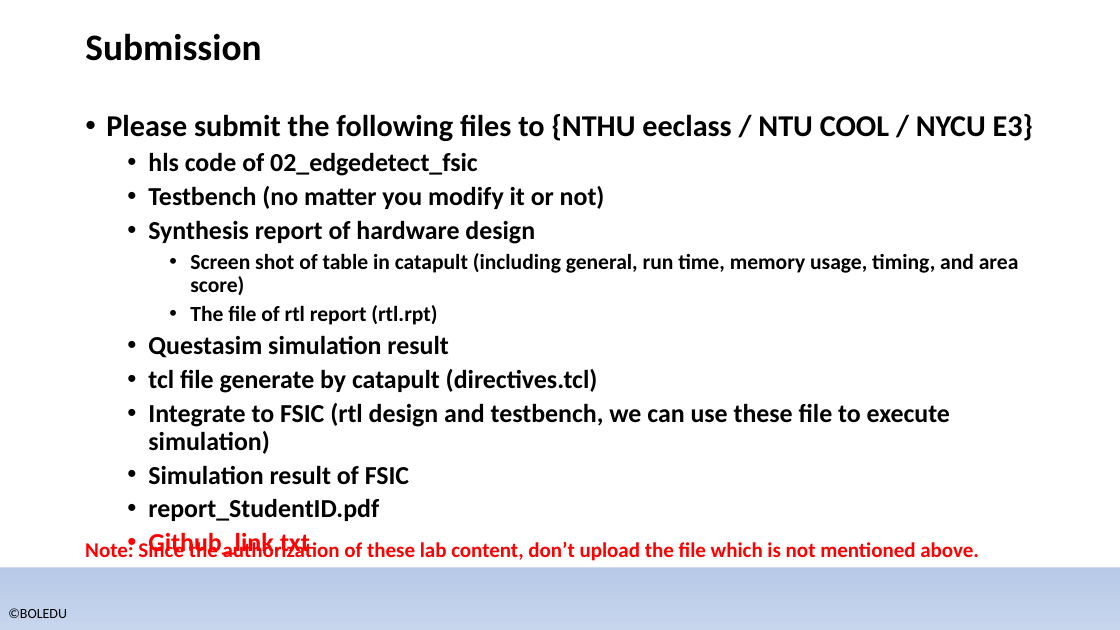
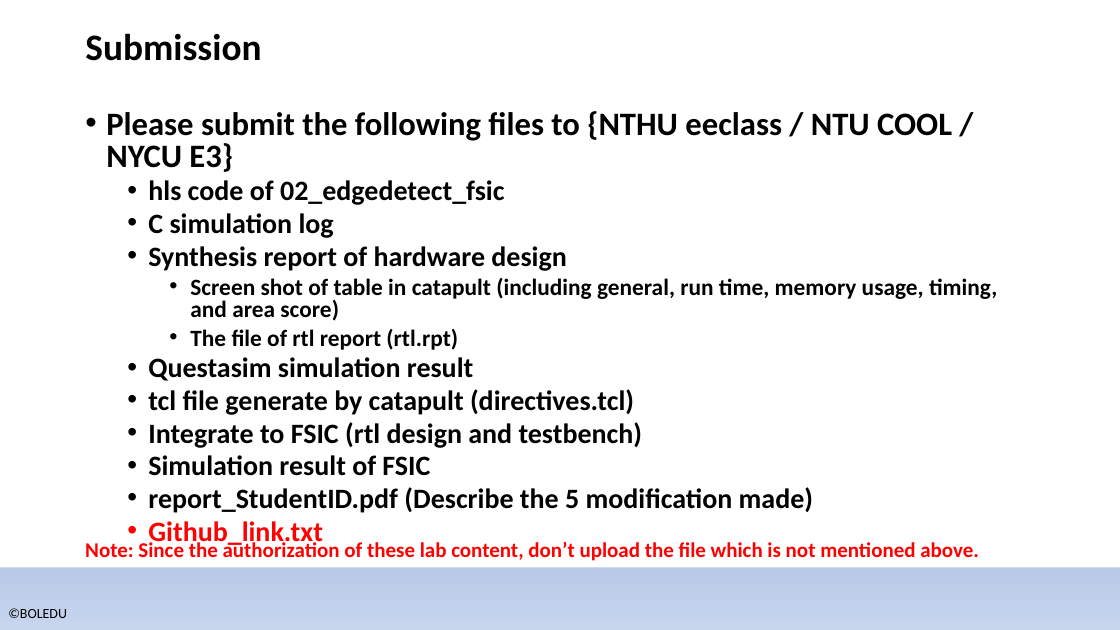
Before and after one commit to bol-edu/caravel-soc_fpga-lab, a slide deck: slide 17 of catapult_hls/lab_catapult_workbook.pptx (slide 15 before the commit). Drawn at 1120x630 pixels with LibreOffice and Linux fonts; fonts in the diff are those of the drawing; background and template pictures are left out. Boxes give left, top, right and bottom in pixels: in the first picture for what was removed or moved away, otherwise in the second. Text is boxed around its words. In the diff, an @@ line names an element or a change of style, - is before the commit and + after.

```diff
--- a/catapult_hls/lab_catapult_workbook.pptx
+++ b/catapult_hls/lab_catapult_workbook.pptx
@@ text at bbox=[106, 111, 997, 548]: size 25.9 to 28 pt in "Please submit the following files to {NTHU ..."; size 22.2 to 24 pt in "hls code of 02_edgedetect_fsic", "Synthesis report of hardware design", "Questasim simulation result", "tcl file generate by catapult (directives.tcl)" and 2 more places; size 18.5 to 20 pt in "Screen shot of table in catapult (including ...", "The file of rtl report (rtl.rpt)"; line spacing 0.9 to 0.8 @@
@@ text at bbox=[148, 213, 334, 238]: text changed; size 22.2 to 24 pt @@
-  • Testbench (no matter you modify it or not)
+  • C simulation log
@@ text at bbox=[148, 422, 643, 448]: text changed; size 22.2 to 24 pt @@
-  • Integrate to FSIC (rtl design and testbench, we can use these file to execute simulation)
+  • Integrate to FSIC (rtl design and testbench)
@@ text at bbox=[148, 487, 813, 513]: text changed; size 22.2 to 24 pt @@
-  • report_StudentID.pdf
+  • report_StudentID.pdf (Describe the 5 modification made)
```
Also in this commit, not shown: 2 other slides changed, 2 slides added.
